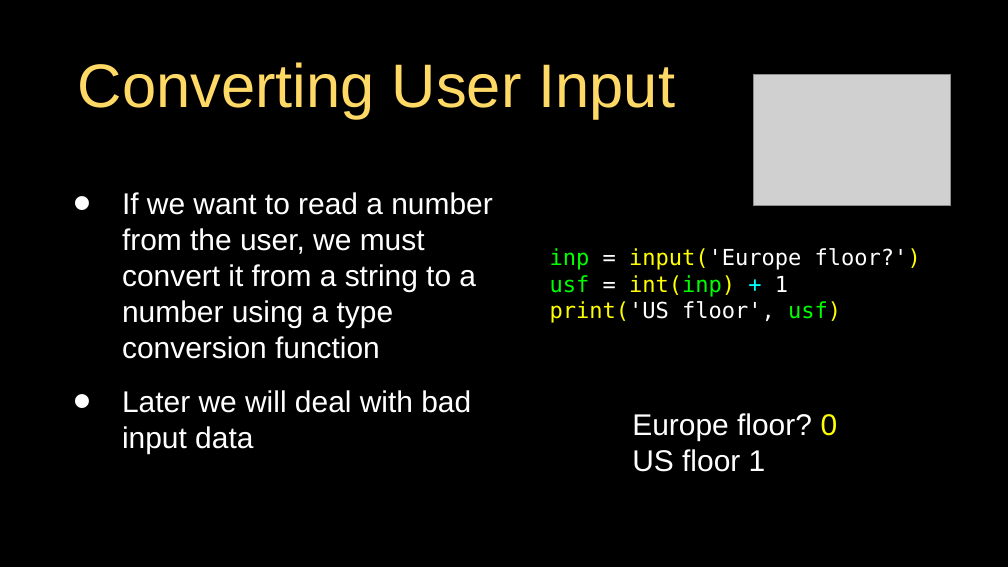
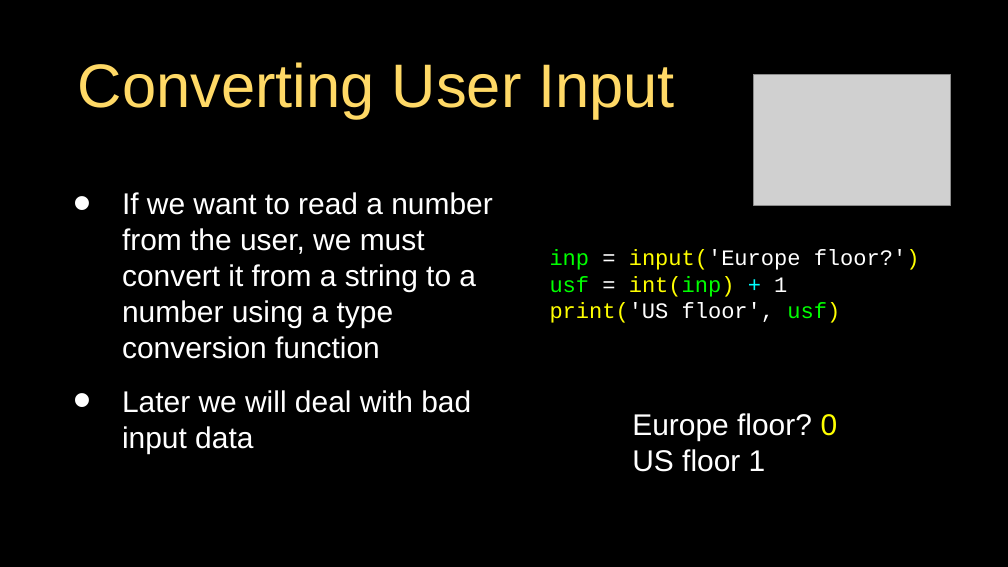
Before and after one commit to csev/py4e, a slide deck: slide 31 of lectures3/Pythonlearn-02-Expressions.pptx (slide 29 before the commit). Drawn at 1008x567 pixels with LibreOffice and Linux fonts; fonts in the diff are those of the drawing; grey boxes stand for pictures. Boxes give left, top, right and bottom in pixels: in the first picture for what was removed or moved away, otherwise in the second. Text is boxed around its words. In the diff, an @@ line names an element or a change of style, - is before the commit and + after.

```diff
--- a/lectures3/Pythonlearn-02-Expressions.pptx
+++ b/lectures3/Pythonlearn-02-Expressions.pptx
@@ text "inp = input('Europe floor?')" at <box>550,249,920,323</box>: font DejaVu Sans Mono to Courier New @@
```
Also in this commit, not shown: 29 other slides changed, 2 slides added, 1 other file.
